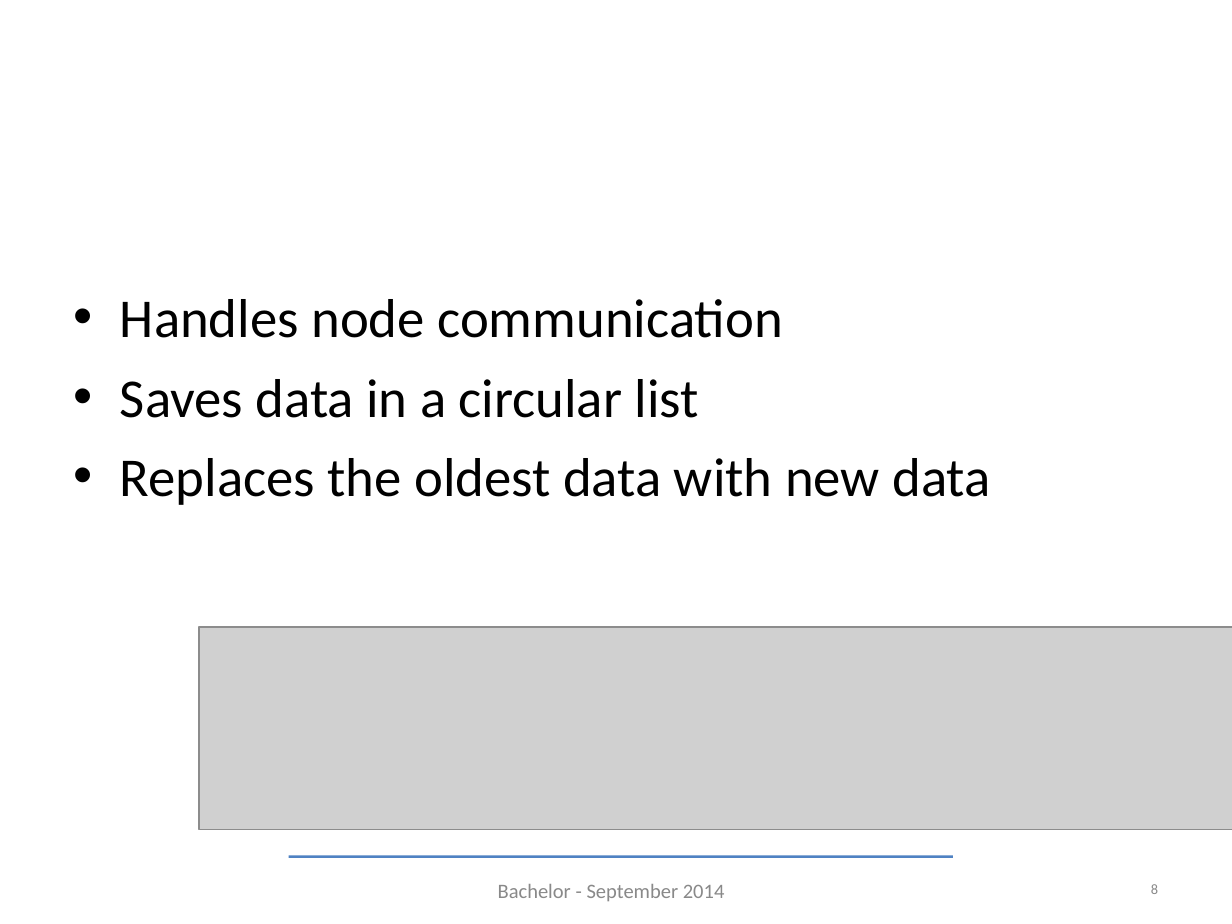
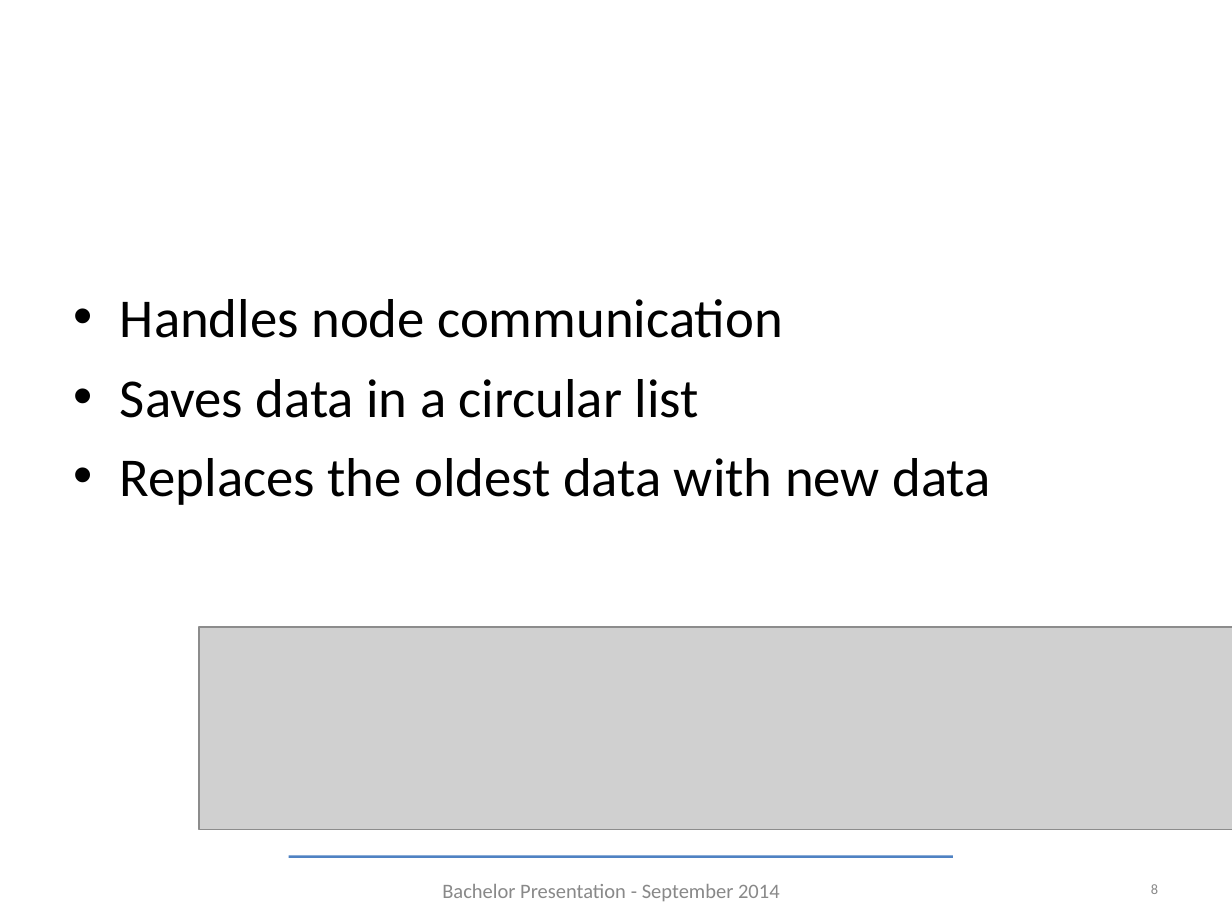
Before and after one commit to TudorVisan/Diploma, a slide deck: slide 8 of ioan.deaconu/prez/bachelor-september.ppt. Drawn at 1232x924 pixels with LibreOffice and Linux fonts; fonts in the diff are those of the drawing; grey boxes stand for pictures; background and template pictures are left out. Boxes give left, top, right and bottom in pixels: in the first picture for what was removed or moved away, otherwise in the second. Text is boxed around its words. In the diff, an @@ line names an element or a change of style, - is before the commit and + after.

```diff
--- a/ioan.deaconu/prez/bachelor-september.ppt
+++ b/ioan.deaconu/prez/bachelor-september.ppt
@@ text at (442, 884, 780, 901): text changed @@
-Bachelor - September 2014
+Bachelor Presentation - September 2014
```
Also in this commit, not shown: 15 other slides changed, 1 slide removed, 1 other file.
